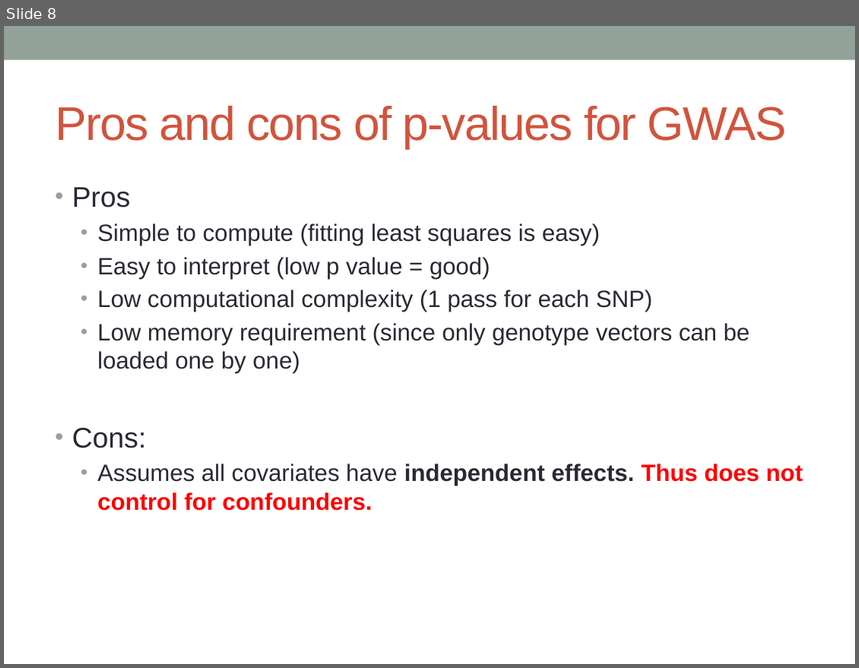
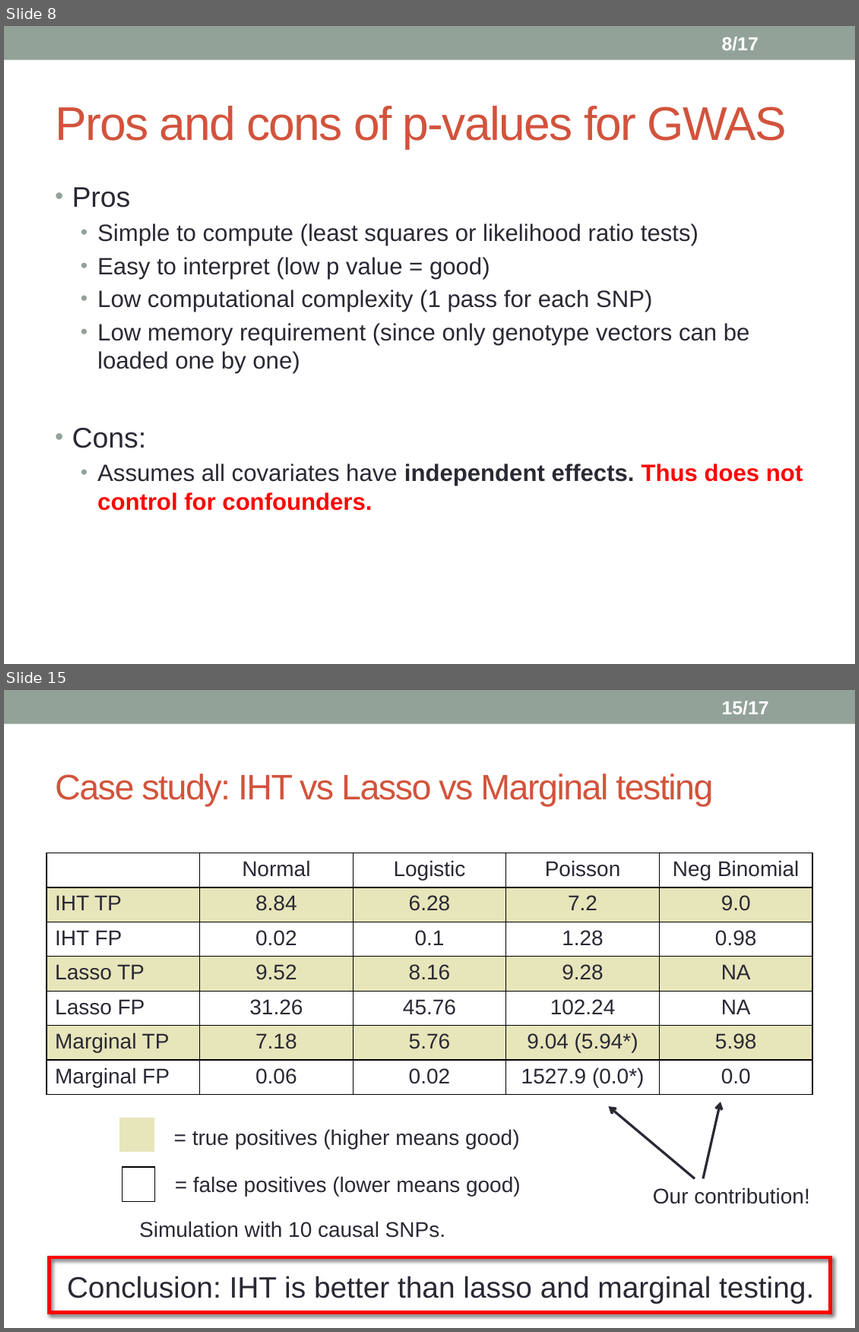
Before and after one commit to biona001/public-talks, a slide deck: QCBio luncheon 2020/Presentation1.pptx. Shown one above the other, each under a label of ours: slide 8 before the commit, slides 8 and 15 after it; the slides between them are not shown. The pictures are 859x668 and 859x1332 pixels, drawn with LibreOffice and Linux fonts; fonts in the diff are those of the drawing. Boxes give left, top, right and bottom in pixels: in the first picture for what was removed or moved away, otherwise in the second. Text is boxed around its words. In the diff, an @@ line names an element or a change of style, - is before the commit and + after.

```diff
--- a/QCBio luncheon 2020/Presentation1.pptx
+++ b/QCBio luncheon 2020/Presentation1.pptx
@@ slide 15 added at [4,690,855,1328], background #FFFFFF; not listed: 1 template element that a slide beside it also shows @@
@@ page number added at [722,701,769,715], 16 pt, text #FFFFFF, bold @@
+15/17
@@ title added at [55,774,713,806], 30 pt, text #D2533C @@
+Case study: IHT vs Lasso vs Marginal testing
@@ table added at [47,853,813,1095], 7 rows, 5 columns @@
+ | Normal | Logistic | Poisson | Neg Binomial
+IHT TP | 8.84 | 6.28 | 7.2 | 9.0
+IHT FP | 0.02 | 0.1 | 1.28 | 0.98
+Lasso TP | 9.52 | 8.16 | 9.28 | NA
+Lasso FP | 31.26 | 45.76 | 102.24 | NA
+Marginal TP | 7.18 | 5.76 | 9.04 (5.94*) | 5.98
+Marginal FP | 0.06 | 0.02 | 1527.9 (0.0*) | 0.0
@@ table added at [120,1117,154,1152], 1 rows, 1 columns @@
+
@@ arrow added from (695, 1179) to (608, 1106), #292934 2.08 pt @@
@@ arrow added from (703, 1179) to (721, 1102), #292934 2.08 pt @@
@@ text added at [192,1129,520,1149], 18 pt, text #292934 @@
+= true positives (higher means good)
@@ table added at [123,1167,154,1202], 1 rows, 1 columns @@
+
@@ text added at [193,1176,521,1196], 18 pt, text #292934 @@
+= false positives (lower means good)
@@ text added at [653,1188,810,1205], 18 pt, text #292934 @@
+Our contribution!
@@ text added at [139,1221,446,1238], 18 pt, text #292934 @@
+Simulation with 10 causal SNPs.
@@ frame added at [48,1256,832,1314], fill #FF0000, outline #FF0000 0.75 pt @@
@@ text added at [67,1276,814,1304], 25 pt, text #292934 @@
+Conclusion: IHT is better than lasso and marginal testing.
@@ slide 8 changed as well @@
@@ page number added at [722,37,759,51], 16 pt, text #FFFFFF, bold @@
+8/17
@@ text at [97,224,699,246]: text changed @@
-  • Simple to compute (fitting least squares is easy)
+  • Simple to compute (least squares or likelihood ratio tests)
```
Also in this commit, not shown: 8 other slides changed, 6 other slides added, 2 slides removed, 1 other file.
